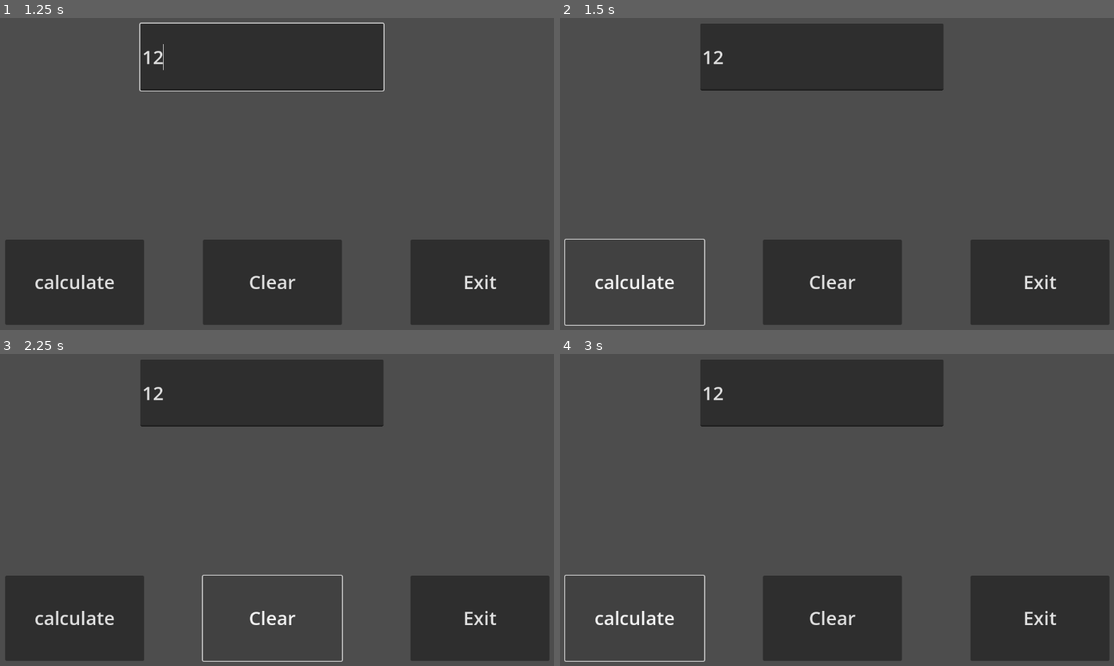
Above: before the commit, frames 1-4 (two rows, left to right).
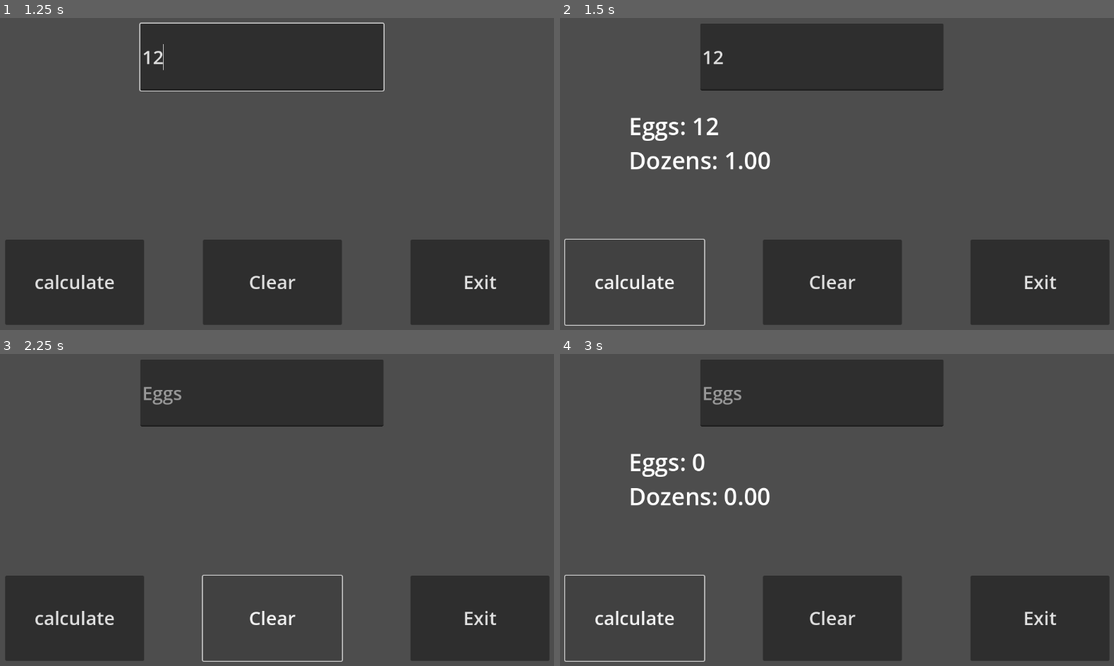
Above: after the commit, the same moments.

Repository: BrickWitmer/game-design-i
Game: Godot game, scene res://lp/lp_3.tscn
Two runs of this game, one before a commit and one after it. Both use one fixed random seed, a clock stepped at 60 frames per second and the inputs below. The project has no main scene, so this scene is started directly.
Inputs (mouse positions are in pixels of both pictures, inside the frame that each line leads up to):
- Up to frame 1 (1.25 s): click (260, 58) at 0.52 s; type "12" at 0.6 s
- Up to frame 2 (1.5 s): click "calculate" at 1.25 s
- Up to frame 3 (2.25 s): click "Clear" at 2 s
- Up to frame 4 (3 s): click "calculate" at 2.75 s

Frame 1 is identical in both runs. In frame 2, 1.0% of the frame differs, in the area x 12-38%, y 31-49%; in frame 3, 0.2%; in frame 4, 1.2%, in the area x 12-38%, y 10-49%.

Commit message:
Update 9/18

Diff:
--- /dev/null
+++ b/Langdocs/prog_115a.gd
@@ -0,0 +1,20 @@
+extends Control
+
+
+
+func _on_btn_calc_pressed() -> void:
+	$ItemList.add_item("Number")
+	#range(stop)
+	#range(start, stop)
+	#range(start, stop, step)
+	for i in range(2,37,2):
+		var line = str(i)
+		$ItemList.add_item(line)
+
+
+func _on_btn_clear_pressed() -> void:
+	$ItemList.clear()
+
+
+func _on_btn_exit_pressed() -> void:
+	get_tree().quit()
--- /dev/null
+++ b/Langdocs/prog_115a.tscn
@@ -0,0 +1,52 @@
+[gd_scene load_steps=3 format=3 uid="uid://brbfpjjyysjb0"]
+
+[ext_resource type="Script" path="res://Langdocs/prog_115a.gd" id="1_h14iw"]
+[ext_resource type="Theme" uid="uid://2sh8kniwmbuq" path="res://Big_Font.tres" id="2_eim72"]
+
+[node name="prog_115a" type="Control"]
+layout_mode = 3
+anchors_preset = 15
+anchor_right = 1.0
+anchor_bottom = 1.0
+grow_horizontal = 2
+grow_vertical = 2
+script = ExtResource("1_h14iw")
+
+[node name="ItemList" type="ItemList" parent="."]
+layout_mode = 0
+offset_right = 1155.0
+offset_bottom = 417.0
+theme = ExtResource("2_eim72")
+
+[node name="btnCalc" type="Button" parent="."]
+layout_mode = 0
+offset_left = 15.0
+offset_top = 509.0
+offset_right = 330.0
+offset_bottom = 634.0
+theme = ExtResource("2_eim72")
+text = "Calculate"
+
+[node name="btnClear" type="Button" parent="."]
+layout_mode = 0
+offset_left = 426.0
+offset_top = 503.0
+offset_right = 741.0
+offset_bottom = 628.0
+theme = ExtResource("2_eim72")
+text = "Clear
+"
+
+[node name="btnExit" type="Button" parent="."]
+layout_mode = 0
+offset_left = 792.0
+offset_top = 507.0
+offset_right = 1107.0
+offset_bottom = 632.0
+theme = ExtResource("2_eim72")
+text = "Exit
+"
+
+[connection signal="pressed" from="btnCalc" to="." method="_on_btn_calc_pressed"]
+[connection signal="pressed" from="btnClear" to="." method="_on_btn_clear_pressed"]
+[connection signal="pressed" from="btnExit" to="." method="_on_btn_exit_pressed"]
--- /dev/null
+++ b/Langdocs/prog_122a.gd
@@ -0,0 +1,18 @@
+extends Control
+
+
+func _on_btn_calc_pressed() -> void:
+	$ItemList.add_item("Number    Square    Square Root")
+	for i in range(1,51):
+		var iSquared = pow(i, 2)
+		var iSquareRoot = sqrt(i)
+		var line = "%d    %d    %.04f" % [i, iSquared, iSquareRoot]
+		$ItemList.add_item(line)
+
+
+func _on_btn_clear_pressed() -> void:
+	$ItemList.clear()
+
+
+func _on_btn_exit_pressed() -> void:
+	get_tree().quit()
--- /dev/null
+++ b/Langdocs/prog_122a.tscn
@@ -0,0 +1,50 @@
+[gd_scene load_steps=3 format=3 uid="uid://clulkp7rt3hsj"]
+
+[ext_resource type="Theme" uid="uid://2sh8kniwmbuq" path="res://Big_Font.tres" id="1_5ah7i"]
+[ext_resource type="Script" path="res://Langdocs/prog_122a.gd" id="1_s4l2w"]
+
+[node name="prog122a" type="Control"]
+layout_mode = 3
+anchors_preset = 15
+anchor_right = 1.0
+anchor_bottom = 1.0
+grow_horizontal = 2
+grow_vertical = 2
+script = ExtResource("1_s4l2w")
+
+[node name="btnCalc" type="Button" parent="."]
+layout_mode = 0
+offset_left = 8.0
+offset_top = 512.0
+offset_right = 253.0
+offset_bottom = 638.0
+theme = ExtResource("1_5ah7i")
+text = "Calculate"
+
+[node name="btnClear" type="Button" parent="."]
+layout_mode = 0
+offset_left = 419.0
+offset_top = 512.0
+offset_right = 664.0
+offset_bottom = 638.0
+theme = ExtResource("1_5ah7i")
+text = "Clear"
+
+[node name="btnExit" type="Button" parent="."]
+layout_mode = 0
+offset_left = 880.0
+offset_top = 507.0
+offset_right = 1125.0
+offset_bottom = 633.0
+theme = ExtResource("1_5ah7i")
+text = "Exit
+"
+
+[node name="ItemList" type="ItemList" parent="."]
+layout_mode = 0
+offset_right = 1151.0
+offset_bottom = 415.0
+
+[connection signal="pressed" from="btnCalc" to="." method="_on_btn_calc_pressed"]
+[connection signal="pressed" from="btnClear" to="." method="_on_btn_clear_pressed"]
+[connection signal="pressed" from="btnExit" to="." method="_on_btn_exit_pressed"]
--- a/lp_3.gd
+++ b/lp_3.gd
@@ -5,10 +5,13 @@
 	var eggs = int($linEggs.text)
 	var dozens = floor(eggs/12)
 	var remaining = eggs % 12
+	$lblOut.text = "Eggs: " + str(eggs) + \
+					"\nDozens: %.2f" % dozens
 
 
 func _on_btn_clear_pressed() -> void:
-	pass # Replace with function body.
+	$lblOut.text = ""
+	$linEggs.text = ""
 
 func _on_btn_exit_pressed() -> void:
-	pass # Replace with function body.
+	get_tree().quit()
